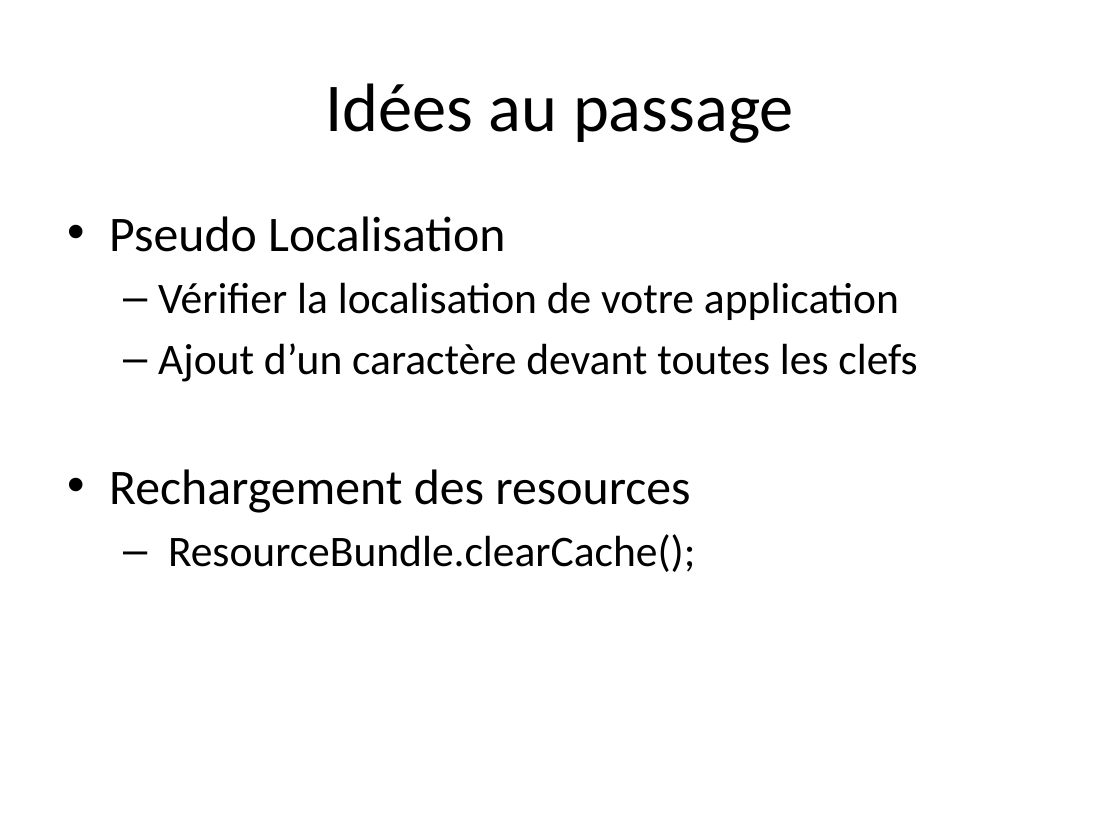
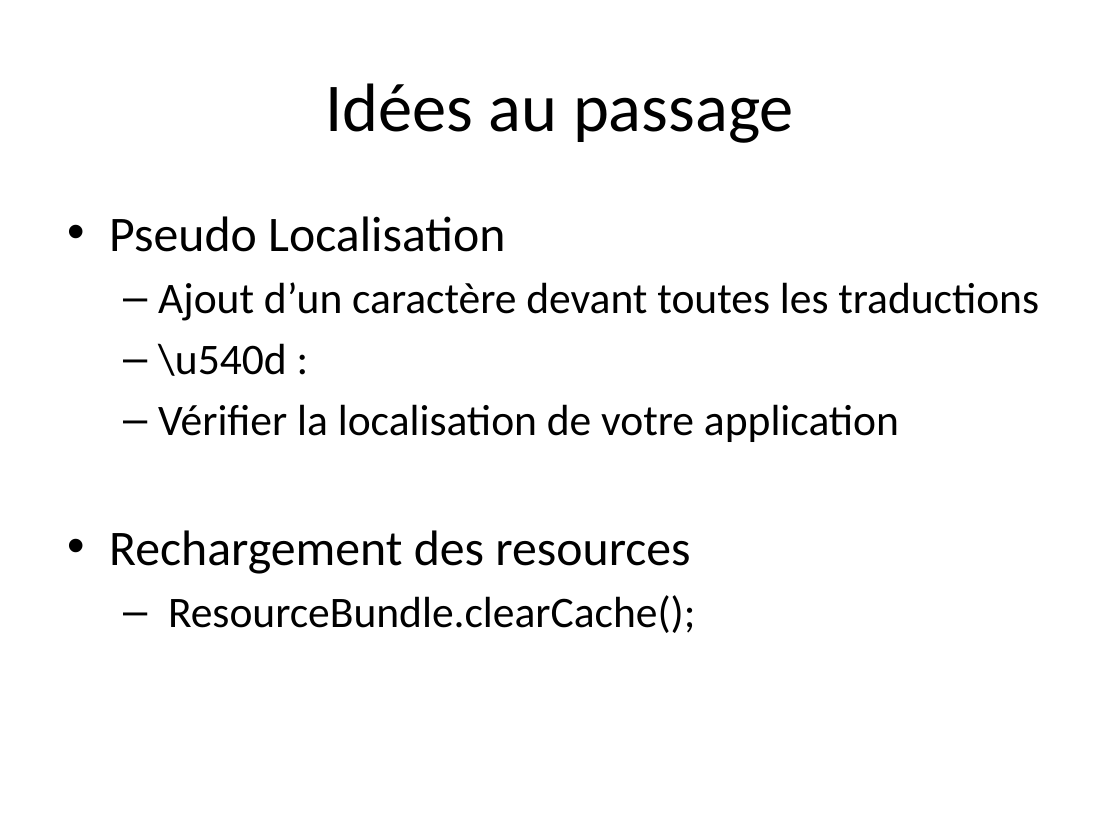
Before and after one commit to dbaeli/ez18n, a slide deck: slide 17 of ez18n-slides/ez18n_theorie.pptx (slide 12 before the commit). Drawn at 1120x840 pixels with LibreOffice and Linux fonts; fonts in the diff are those of the drawing; background and template pictures are left out. Boxes give left, top, right and bottom in pixels: in the first picture for what was removed or moved away, otherwise in the second. Text is boxed around its words. In the diff, an @@ line names an element or a change of style, - is before the commit and + after.

```diff
--- a/ez18n-slides/ez18n_theorie.pptx
+++ b/ez18n-slides/ez18n_theorie.pptx
@@ text at (158,282,1039,376): paragraphs added @@
+  – Ajout d’un caractère devant toutes les traductions
+  – \u540d :
@@ text at (158,343,917,382): paragraph removed @@
-  – Ajout d’un caractère devant toutes les clefs
```
Also in this commit, not shown: 6 other slides changed, 8 slides added, 1 slide removed, 15 other files.
